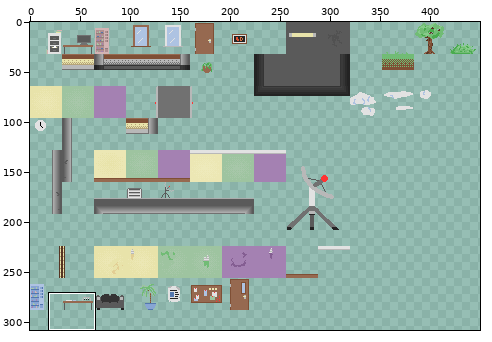
Sprite sheet, stored at Assets/Artwork/Tileset.png. The first picture is a wide view before the edit; the outline marks the close-up.
Close-up. Old version:
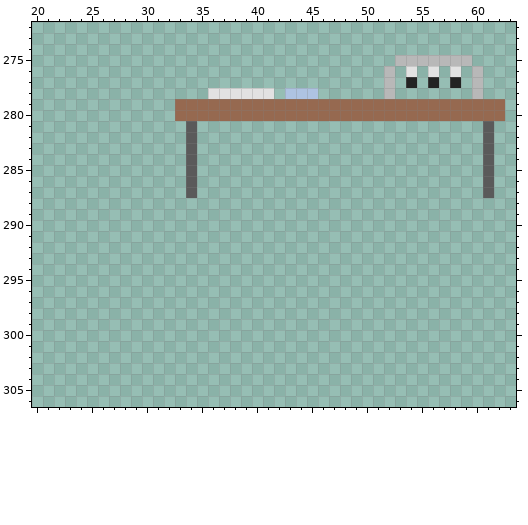
The file is 500x500 pixels. Pixels under 10% opacity are left out. Colours within 5 levels of each other are drawn and written as one. Shown: x 20..63, y 272..306. The wide view leaves out empty margins.
New version:
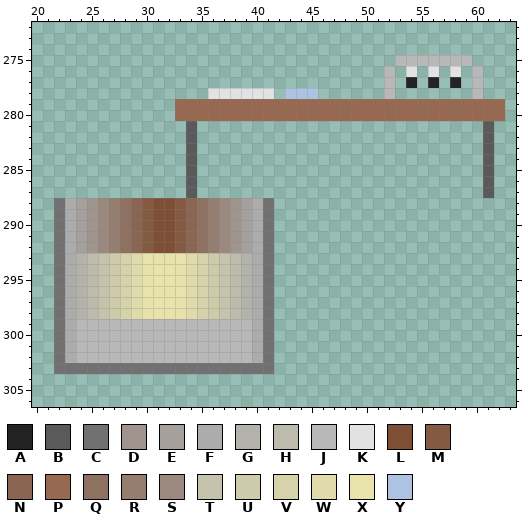
Palette (. is transparent): A #232323  B #5a5a5a  C #717171  D #a0948e  E #a6a09d  F #acacac  G #b4b3ab  H #bdbbab  J #b8b8b8  K #e2e2e2  L #7f4f35  M #845a43  N #8a6652  P #966950  Q #8f7161  R #957d70  S #9b897f  T #c5c3ab  U #cecbaa  V #d6d3aa  W #dfdbaa  X #e8e3aa  Y #aec3e2
From old to new:
y 288..292: x 22..41 .................... -> CFEDSRQNMLLMNQRSDEFC
y 293..298: x 22..41 .................... -> CFGHTUVWXXXXWVUTHGFC
y 299..302: x 22..41 .................... -> CFJJJJJJJJJJJJJJJJFC
y 303: x 22..41 .................... -> CCCCCCCCCCCCCCCCCCCC
Where, in picture pixels (left, top, right, bottom), the same in both close-ups:
added: (54, 198, 274, 374)
